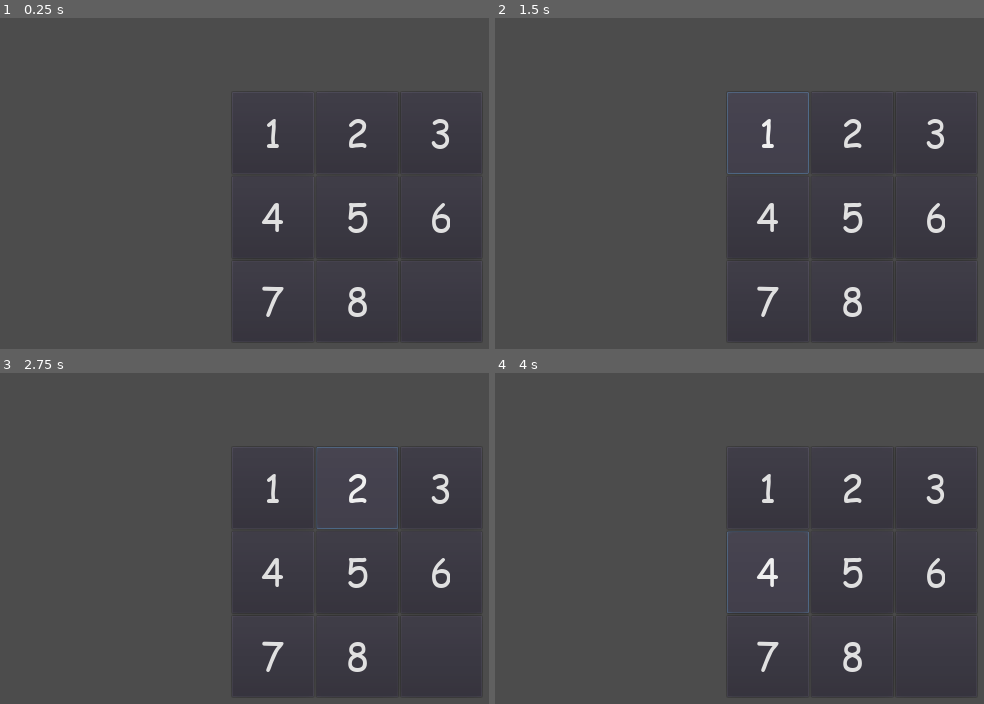
Above: before the commit, frames 1-4 (two rows, left to right).
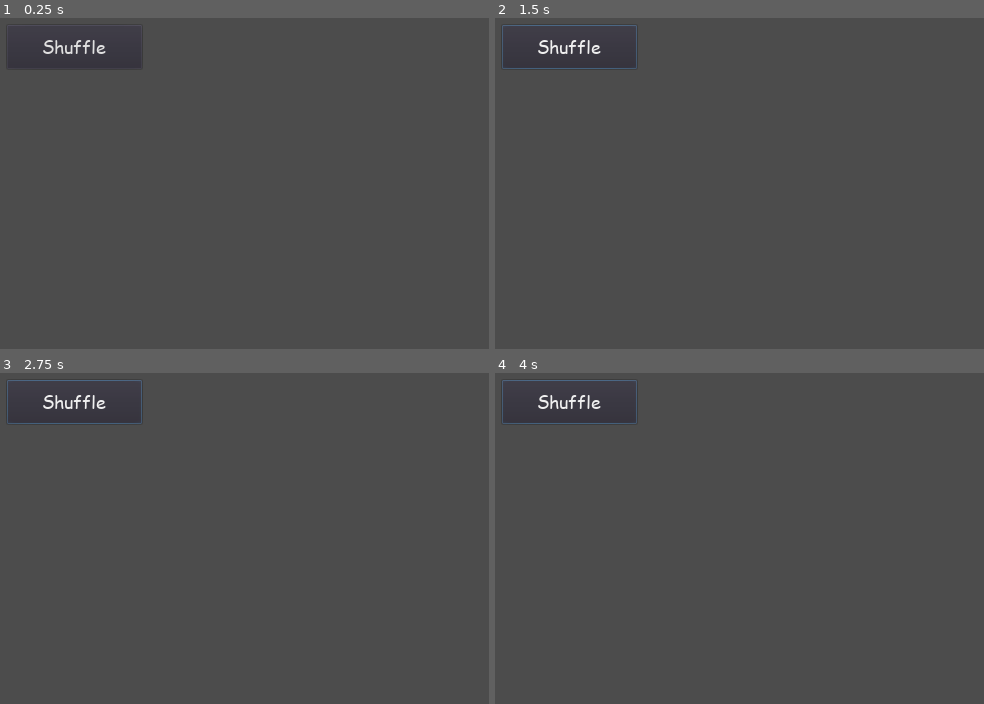
Above: after the commit, the same moments.

Repository: Minoxs/8PuzzleGodot
Game: Godot game, scene res://scenes/game.tscn
The game is run twice, just before and just after one commit, with the same random seed, the same clock (stepped at 60 frames per second) and the same inputs.
Inputs (mouse positions are in pixels of both pictures, inside the frame that each line leads up to):
- Up to frame 1 (0.25 s): no input
- Up to frame 2 (1.5 s): click (568, 47) at 0.5 s, where only the run after the commit has a clickable "Shuffle"; click (768, 133) at 1.25 s, where only the run before the commit has a clickable "1"
- Up to frame 3 (2.75 s): click (356, 488) at 2 s, where only the run before the commit has a clickable "2"
- Up to frame 4 (4 s): click (935, 488) at 2.75 s, where only the run before the commit has a clickable "3"; click (768, 571) at 3.5 s, where only the run before the commit has a clickable "4"

The runs differ from the first frame. In frame 1, 1.7% of the frame differs, in the area x 8-95%, y 6-92%; in frame 2, 2.1%, in the area x 1-95%, y 2-92%; in frame 3, 2.1%; in frame 4, 2.0%.
Error after the commit: Parse Error: The identifier "Shuffles" isn't declared in the current scope. (res://scripts/puzzle.gd:46)

Commit message:
Add shuffle button

Diff:
--- a/project.godot
+++ b/project.godot
@@ -14,7 +14,7 @@
 "language": "GDScript",
 "path": "res://scripts/puzzle.gd"
 }, {
-"base": "Reference",
+"base": "Button",
 "class": "PuzzleTile",
 "language": "GDScript",
 "path": "res://scripts/tile.gd"
--- a/scenes/game.tscn
+++ b/scenes/game.tscn
@@ -1,6 +1,14 @@
-[gd_scene load_steps=2 format=2]
+[gd_scene load_steps=5 format=2]
 
 [ext_resource path="res://scripts/puzzle.gd" type="Script" id=1]
+[ext_resource path="res://fonts/COMIC.TTF" type="DynamicFontData" id=2]
+
+[sub_resource type="DynamicFont" id=1]
+size = 30
+font_data = ExtResource( 2 )
+
+[sub_resource type="Theme" id=2]
+default_font = SubResource( 1 )
 
 [node name="Control" type="Control"]
 anchor_right = 1.0
@@ -28,3 +36,13 @@
 "_edit_use_anchors_": false
 }
 TileScene = "res://scenes/PuzzleTile.tscn"
+
+[node name="Button" type="Button" parent="."]
+margin_left = 80.0
+margin_top = 53.0
+margin_right = 296.0
+margin_bottom = 123.0
+theme = SubResource( 2 )
+text = "Shuffle"
+
+[connection signal="pressed" from="Button" to="GridContainer" method="_on_Button_pressed"]
--- a/scripts/puzzle.gd
+++ b/scripts/puzzle.gd
@@ -34,3 +34,13 @@
 		move_child(EmptyTileObj, new_idx)
 		EmptyTileObj.set_pos(pos)
 		EmptyTileIdx = new_idx
+
+func _shuffle(num_shuffles: int):
+	var children := get_children()
+	var max_n := len(children)
+	for x in range(num_shuffles):
+		var pick := rand_range(0, max_n)
+		handle_click(children[pick])
+
+func _on_Button_pressed():
+	_shuffle(Shuffles)
